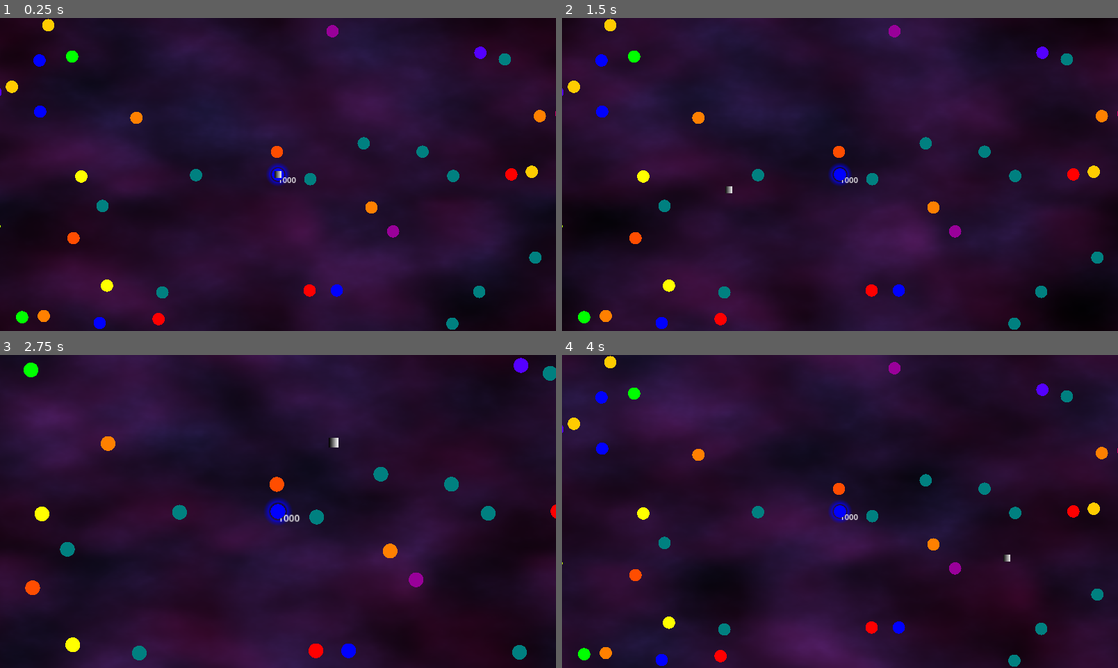
Above: before the commit, frames 1-4 (two rows, left to right).
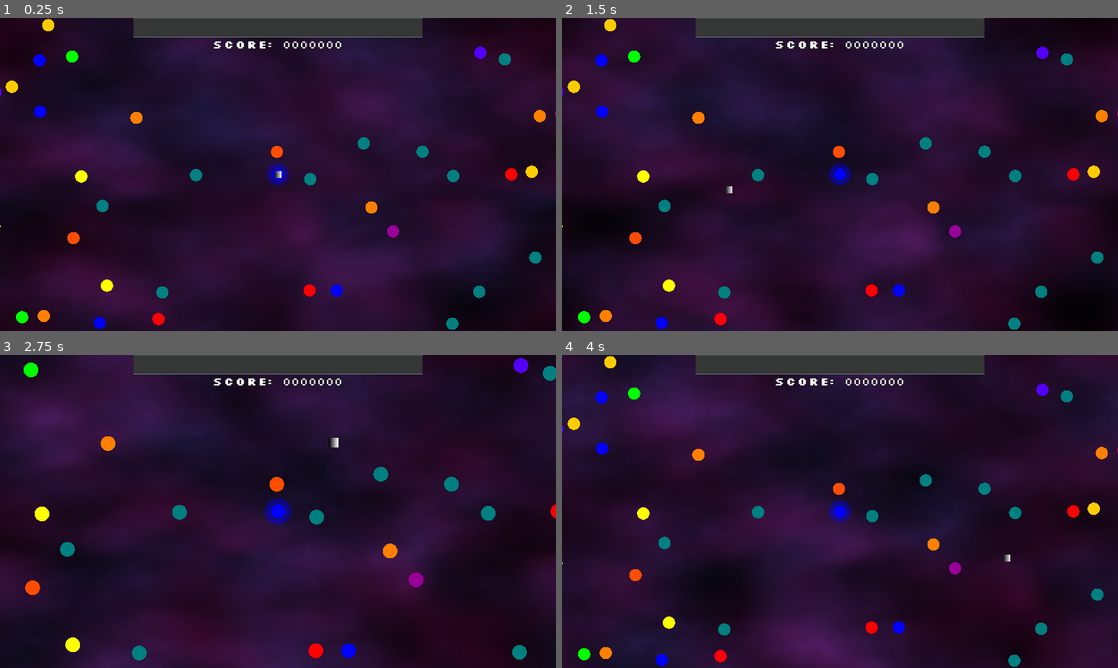
Above: after the commit, the same moments.

Repository: everett-ripley/Colour-Cascade-Game
Game: Godot game, scene res://Scenes/game_scene.tscn
Same seed, same stepped clock (60 frames per second), same inputs: the game is played once before the commit and once after it. The project has no main scene, so this scene is started directly.
Inputs (mouse positions are in pixels of both pictures, inside the frame that each line leads up to):
- Up to frame 1 (0.25 s): no input
- Up to frame 2 (1.5 s): tap Enter at 0.5 s; move the mouse to (962, 158) at 0.52 s; click (962, 158) at 0.6 s; tap R (Reset) at 1.25 s; move the mouse to (728, 190) at 1.27 s; right-click (728, 190) at 1.35 s
- Up to frame 3 (2.75 s): tap R (Reset) at 2 s; move the mouse to (333, 442) at 2.02 s; tap Mouse wheel up (ZoomIn) at 2.1 s
- Up to frame 4 (4 s): tap R (Reset) at 2.75, 3.5 s; move the mouse to (812, 574) at 2.77 s; tap Mouse wheel down (ZoomOut) at 2.85 s; move the mouse to (1006, 558) at 3.52 s; click (1006, 558) at 3.6 s

The runs differ from the first frame. In frame 1, 3.6% of the frame differs, in the area x 24-76%, y 0-53%; in frame 2, 3.6%; in frame 3, 3.6%, in the area x 24-76%, y 0-54%; in frame 4, 3.6%.

Commit message:
Game stats

Diff:
--- /dev/null
+++ b/Scenes/game.gd
@@ -0,0 +1,9 @@
+extends Node
+
+@onready var game_scene = preload("res://Scenes/game_scene.tscn")
+@onready var main_menu := $Menus/MainMenu
+
+func _on_start_button_button_down():
+	main_menu.hide()
+	var new_game = game_scene.instantiate()
+	add_child(new_game)
--- /dev/null
+++ b/Scenes/game.tscn
@@ -0,0 +1,85 @@
+[gd_scene load_steps=3 format=3 uid="uid://bm4g2hw05gsj8"]
+
+[ext_resource type="FontFile" uid="uid://cnqaijndlvq85" path="res://fonts/Silkscreen/slkscreb.ttf" id="1_o5d7m"]
+[ext_resource type="Script" path="res://Scenes/game.gd" id="1_ux5vs"]
+
+[node name="Game" type="Node"]
+script = ExtResource("1_ux5vs")
+
+[node name="Menus" type="CanvasLayer" parent="."]
+layer = 7
+
+[node name="MainMenu" type="Control" parent="Menus"]
+layout_mode = 3
+anchors_preset = 15
+anchor_right = 1.0
+anchor_bottom = 1.0
+grow_horizontal = 2
+grow_vertical = 2
+
+[node name="ColorRect" type="ColorRect" parent="Menus/MainMenu"]
+layout_mode = 1
+anchors_preset = 15
+anchor_right = 1.0
+anchor_bottom = 1.0
+grow_horizontal = 2
+grow_vertical = 2
+color = Color(0.105882, 0.0862745, 0.172549, 1)
+
+[node name="VBoxContainer" type="VBoxContainer" parent="Menus/MainMenu"]
+layout_mode = 1
+anchors_preset = 8
+anchor_left = 0.5
+anchor_top = 0.5
+anchor_right = 0.5
+anchor_bottom = 0.5
+offset_left = -386.0
+offset_top = -221.5
+offset_right = 386.0
+offset_bottom = 221.5
+grow_horizontal = 2
+grow_vertical = 2
+theme_override_constants/separation = 10
+alignment = 1
+
+[node name="RichTextLabel" type="RichTextLabel" parent="Menus/MainMenu/VBoxContainer"]
+custom_minimum_size = Vector2(0, 99.74)
+layout_mode = 2
+theme_override_fonts/normal_font = ExtResource("1_o5d7m")
+bbcode_enabled = true
+text = "[center][font_size=50]Colour Cascade
+[font_size=25]------------------------------"
+
+[node name="HBoxContainer" type="HBoxContainer" parent="Menus/MainMenu/VBoxContainer"]
+custom_minimum_size = Vector2(0, 120)
+layout_mode = 2
+alignment = 1
+
+[node name="StartButton" type="Button" parent="Menus/MainMenu/VBoxContainer/HBoxContainer"]
+custom_minimum_size = Vector2(300, 0)
+layout_mode = 2
+theme_override_font_sizes/font_size = 30
+text = "Start Game"
+
+[node name="HBoxContainer2" type="HBoxContainer" parent="Menus/MainMenu/VBoxContainer"]
+custom_minimum_size = Vector2(0, 60)
+layout_mode = 2
+theme_override_constants/separation = 30
+alignment = 1
+
+[node name="DataButton" type="Button" parent="Menus/MainMenu/VBoxContainer/HBoxContainer2"]
+custom_minimum_size = Vector2(100, 0)
+layout_mode = 2
+text = "Data"
+
+[node name="TutorialButton" type="Button" parent="Menus/MainMenu/VBoxContainer/HBoxContainer2"]
+custom_minimum_size = Vector2(100, 0)
+layout_mode = 2
+text = "How To Play"
+
+[node name="Options" type="Button" parent="Menus/MainMenu/VBoxContainer/HBoxContainer2"]
+custom_minimum_size = Vector2(100, 0)
+layout_mode = 2
+text = "Options"
+
+[connection signal="button_down" from="Menus/MainMenu/VBoxContainer/HBoxContainer/StartButton" to="." method="_on_start_button_button_down"]
--- a/Scenes/game_scene.gd
+++ b/Scenes/game_scene.gd
@@ -1,9 +1,14 @@
 extends Node2D
 @onready var camera := $Camera2D
+@onready var health_bar := $HudCanvas/HUD/VBoxContainer/HealthBar
+@onready var score_label := $HudCanvas/HUD/VBoxContainer/HBoxContainer/ScoreLabel
 @export var camera_limit : float = 500.0
 @export var health : float = 1000.0
-@export var connection_unit_cost : float = 0.1
+@export var connection_unit_cost : float = 0.2
 
+signal game_over(final_score:int)
+
+var score := 0
 # Called when the node enters the scene tree for the first time.
 func _ready():
 	pass
@@ -11,7 +16,7 @@
 
 # Called every frame. 'delta' is the elapsed time since the previous frame.
 func _process(delta):
-	$Label.text = str(health)
+
 	if Input.is_action_just_pressed("Reset"):
 		camera.global_position = Vector2.ZERO
 
@@ -24,15 +29,42 @@
 
 func node_activated():
 	health = clamp(health, 0.0, 1000.0)
-
+	score += 50
+	update_score(score)
+	#tween_score(50)
+	#update_health_bar() - uncomment if health impact is changed
 
 func node_flipped(difference:int):
-	health = clamp(health + 15 * difference, 0.0, 1000.0)
-
+	health = clamp(health + 7.5 * difference, 0.0, 1000.0)
+	score += 20 * difference
+	update_score(score)
+	#tween_score(20 * difference)
+	update_health_bar()
 
 func node_killed():
-	health = clamp(health - 25, 0.0, 1000.0)
-
+	health = clamp(health - 50, 0.0, 1000.0)
+	update_health_bar()
 
 func connection_made(length:float):
 	health = clamp(health - length * connection_unit_cost, 0.0, 1000.0)
+	update_health_bar()
+
+func update_health_bar():
+	var tween = create_tween()
+	tween.tween_property(health_bar, "value", 1000 - health, 0.1)
+	if health <= 0:
+		emit_signal("game_over", score)
+
+
+func tween_score(amount:int):
+	#var old := int(score_label.text)
+	var tween = create_tween()
+	tween.tween_method(update_score, 0, amount, 0.3)
+
+func update_score(s:int):
+	var score_string = str(s)
+	if len(score_string) < len("0000000"):
+		var amount : int = len("0000000") - len(score_string)
+		for i in range(amount):
+			score_string = "0" + score_string
+	score_label.text = "[center][font_size=25]" + score_string
--- a/Scenes/game_scene.tscn
+++ b/Scenes/game_scene.tscn
@@ -6,6 +6,37 @@
 [ext_resource type="Script" path="res://Scenes/generation_logic.gd" id="2_5tl61"]
 [ext_resource type="Material" uid="uid://cpskypnhrpl8e" path="res://Materials/background_material.tres" id="2_hpl4m"]
 [ext_resource type="Script" path="res://Scenes/camera.gd" id="3_1kxcd"]
+[ext_resource type="FontFile" uid="uid://cnqaijndlvq85" path="res://fonts/Silkscreen/slkscreb.ttf" id="3_g6j0u"]
+[ext_resource type="FontFile" uid="uid://pc3qtjn70mh1" path="res://fonts/Silkscreen/slkscr.ttf" id="4_qdtsc"]
+
+[sub_resource type="Gradient" id="Gradient_fsvji"]
+offsets = PackedFloat32Array(0)
+colors = PackedColorArray(0.211765, 0.211765, 0.211765, 1)
+
+[sub_resource type="GradientTexture2D" id="GradientTexture2D_00laa"]
+gradient = SubResource("Gradient_fsvji")
+width = 600
+height = 40
+
+[sub_resource type="Gradient" id="Gradient_0bpva"]
+offsets = PackedFloat32Array(0.996923, 1)
+colors = PackedColorArray(0, 0, 0, 0, 0.388235, 0.478431, 0.478431, 1)
+
+[sub_resource type="GradientTexture2D" id="GradientTexture2D_aiqd2"]
+gradient = SubResource("Gradient_0bpva")
+width = 600
+height = 40
+fill = 2
+fill_from = Vector2(0.5, 0.5)
+
+[sub_resource type="Gradient" id="Gradient_5o38t"]
+offsets = PackedFloat32Array(1)
+colors = PackedColorArray(1, 1, 1, 1)
+
+[sub_resource type="GradientTexture2D" id="GradientTexture2D_yejhh"]
+gradient = SubResource("Gradient_5o38t")
+width = 600
+height = 40
 
 [sub_resource type="Gradient" id="Gradient_71757"]
 offsets = PackedFloat32Array(1)
@@ -21,10 +52,10 @@
 [node name="GameScene" type="Node2D"]
 script = ExtResource("1_8w70b")
 
-[node name="Background" type="CanvasLayer" parent="."]
-layer = -2
+[node name="HudCanvas" type="CanvasLayer" parent="."]
+layer = 3
 
-[node name="Control" type="Control" parent="Background"]
+[node name="HUD" type="Control" parent="HudCanvas"]
 layout_mode = 3
 anchors_preset = 15
 anchor_right = 1.0
@@ -32,7 +63,62 @@
 grow_horizontal = 2
 grow_vertical = 2
 
-[node name="TextureRect" type="TextureRect" parent="Background/Control"]
+[node name="VBoxContainer" type="VBoxContainer" parent="HudCanvas/HUD"]
+custom_minimum_size = Vector2(600, 0)
+layout_mode = 1
+anchors_preset = 5
+anchor_left = 0.5
+anchor_right = 0.5
+offset_left = -20.0
+offset_right = 20.0
+offset_bottom = 40.0
+grow_horizontal = 2
+alignment = 2
+
+[node name="HealthBar" type="TextureProgressBar" parent="HudCanvas/HUD/VBoxContainer"]
+custom_minimum_size = Vector2(0, 40)
+layout_mode = 2
+max_value = 1000.0
+step = 0.01
+texture_under = SubResource("GradientTexture2D_00laa")
+texture_over = SubResource("GradientTexture2D_aiqd2")
+texture_progress = SubResource("GradientTexture2D_yejhh")
+
+[node name="HBoxContainer" type="HBoxContainer" parent="HudCanvas/HUD/VBoxContainer"]
+custom_minimum_size = Vector2(0, 40)
+layout_mode = 2
+alignment = 1
+
+[node name="RichTextLabel" type="RichTextLabel" parent="HudCanvas/HUD/VBoxContainer/HBoxContainer"]
+custom_minimum_size = Vector2(140, 0)
+layout_mode = 2
+theme_override_colors/font_outline_color = Color(0, 0, 0, 1)
+theme_override_constants/outline_size = 4
+theme_override_fonts/normal_font = ExtResource("3_g6j0u")
+bbcode_enabled = true
+text = "[center][font_size=25]Score:"
+
+[node name="ScoreLabel" type="RichTextLabel" parent="HudCanvas/HUD/VBoxContainer/HBoxContainer"]
+custom_minimum_size = Vector2(140, 0)
+layout_mode = 2
+theme_override_colors/font_outline_color = Color(0, 0, 0, 1)
+theme_override_constants/outline_size = 4
+theme_override_fonts/normal_font = ExtResource("4_qdtsc")
+bbcode_enabled = true
+text = "[center][font_size=25]0000000"
+
+[node name="Background" type="CanvasLayer" parent="."]
+layer = -2
+
+[node name="Background" type="Control" parent="Background"]
+layout_mode = 3
+anchors_preset = 15
+anchor_right = 1.0
+anchor_bottom = 1.0
+grow_horizontal = 2
+grow_vertical = 2
+
+[node name="TextureRect" type="TextureRect" parent="Background/Background"]
 material = ExtResource("2_hpl4m")
 layout_mode = 1
 anchors_preset = 15
@@ -68,9 +154,5 @@
 starting_node = true
 game_root = NodePath("..")
 
-[node name="Label" type="Label" parent="."]
-offset_right = 40.0
-offset_bottom = 23.0
-
 [connection signal="area_entered" from="Camera2D/MouseDetector" to="Camera2D" method="_on_mouse_detector_area_entered"]
 [connection signal="area_exited" from="Camera2D/MouseDetector" to="Camera2D" method="_on_mouse_detector_area_exited"]
Not shown: 1 places in Scenes/game_scene.tscn that only renumber resources
